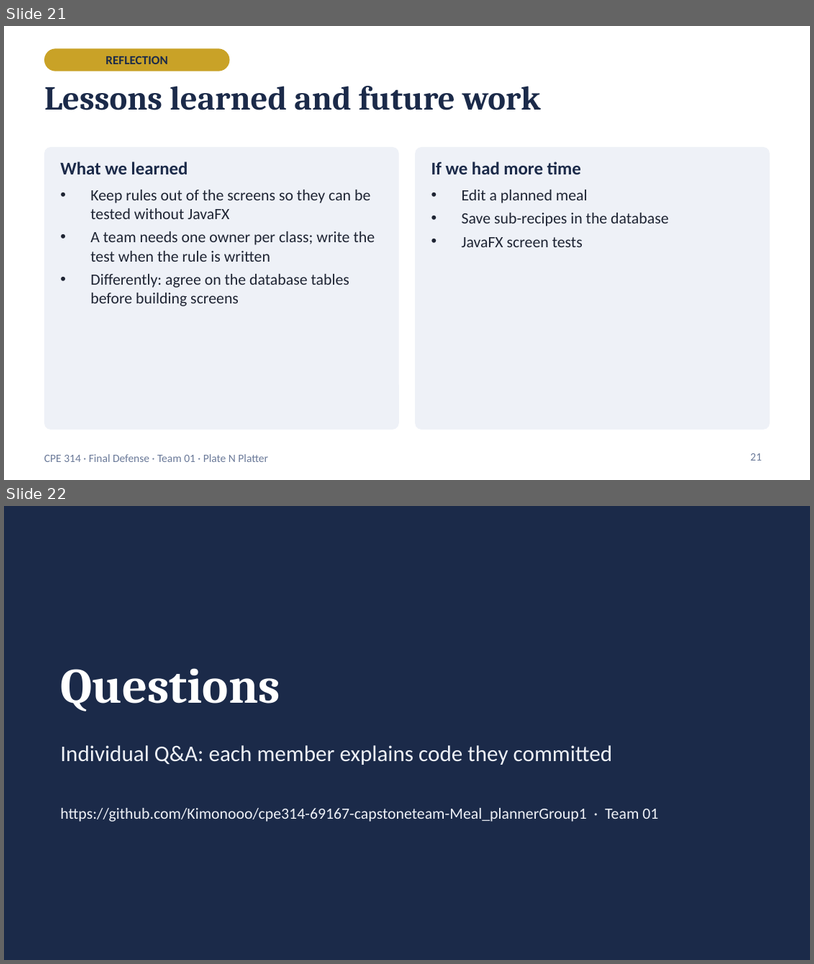
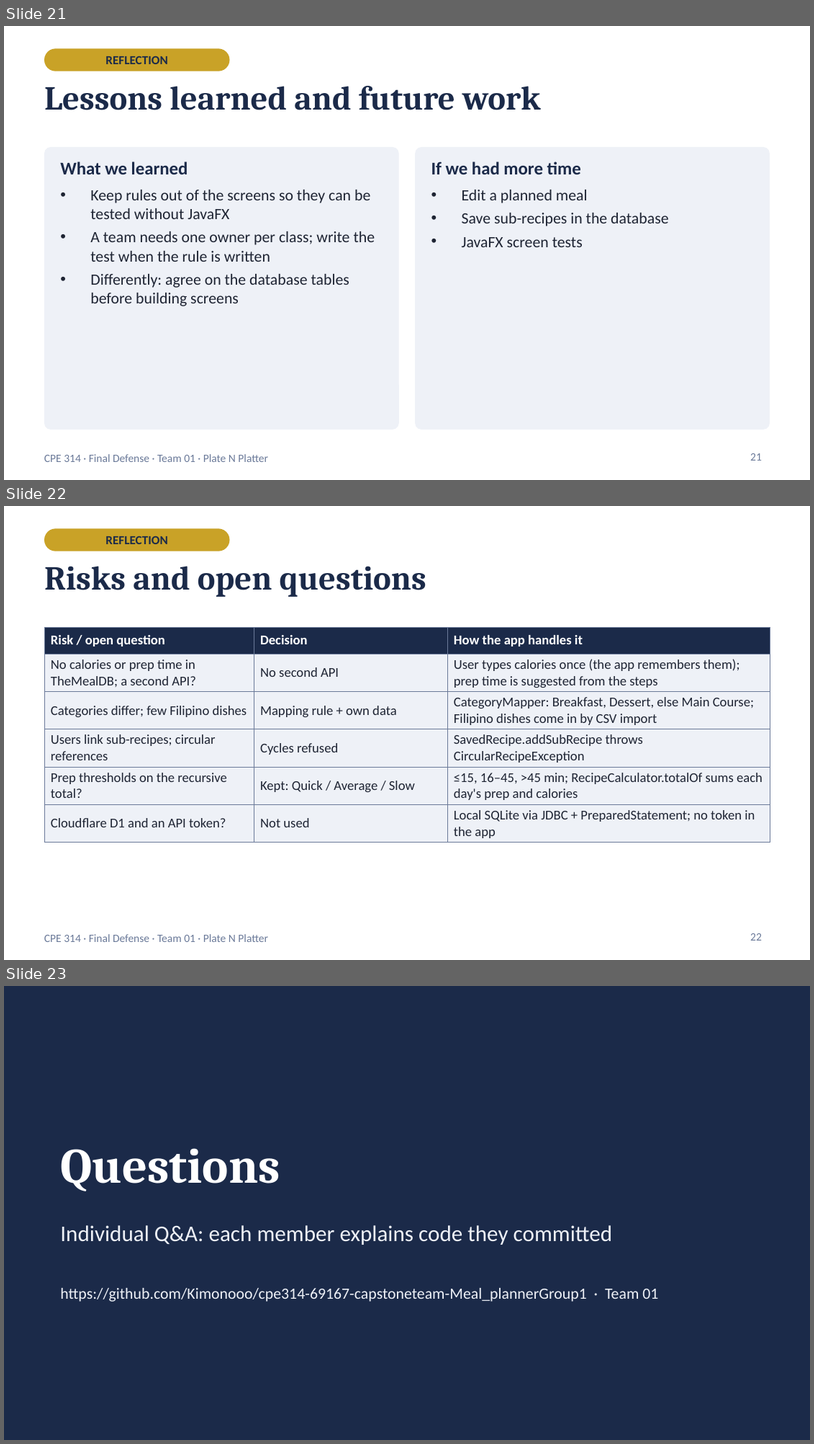
Before and after one commit to Kimonooo/cpe314-69167-capstoneteam-Meal_plannerGroup1, a slide deck: docs/PlateNPlatter_Final_Defense.pptx. Shown one above the other, each under a label of ours: slides 21 and 22 before the commit, slides 21, 22 and 23 after it. The pictures are 814x964 and 814x1444 pixels, drawn with LibreOffice and Linux fonts; fonts in the diff are those of the drawing. Boxes give left, top, right and bottom in pixels: in the first picture for what was removed or moved away, otherwise in the second. Text is boxed around its words. In the diff, an @@ line names an element or a change of style, - is before the commit and + after.

```diff
--- a/docs/PlateNPlatter_Final_Defense.pptx
+++ b/docs/PlateNPlatter_Final_Defense.pptx
@@ slide 22 added at bbox=[4, 506, 810, 960], background #FFFFFF; not listed: 1 template element that a slide beside it also shows @@
@@ rounded rectangle added at bbox=[44, 528, 230, 551], fill #C9A227 @@
@@ text added at bbox=[106, 536, 167, 544], 11 pt, text #1B2A49, bold @@
+REFLECTION
@@ title added at bbox=[44, 566, 427, 597], 30 pt, text #1B2A49, bold @@
+Risks and open questions
@@ table added at bbox=[44, 627, 770, 841], 6 rows, 3 columns @@
+Risk / open question | Decision | How the app handles it
+No calories or prep time in TheMealDB; a second API? | No second API | User types calories once (the app remembers them); prep time is suggested from the steps
+Categories differ; few Filipino dishes | Mapping rule + own data | CategoryMapper: Breakfast, Dessert, else Main Course; Filipino dishes come in by CSV import
+Users link sub-recipes; circular references | Cycles refused | SavedRecipe.addSubRecipe throws CircularRecipeException
+Prep thresholds on the recursive total? | Kept: Quick / Average / Slow | ≤15, 16–45, >45 min; RecipeCalculator.totalOf sums each day's prep and calories
+Cloudflare D1 and an API token? | Not used | Local SQLite via JDBC + PreparedStatement; no token in the app
@@ page number added at bbox=[751, 933, 762, 940], 10 pt, text #6B7A99 @@
+22
@@ what was slide 22 is now slide 23 @@
```
Also in this commit, not shown: 6 slides changed.
